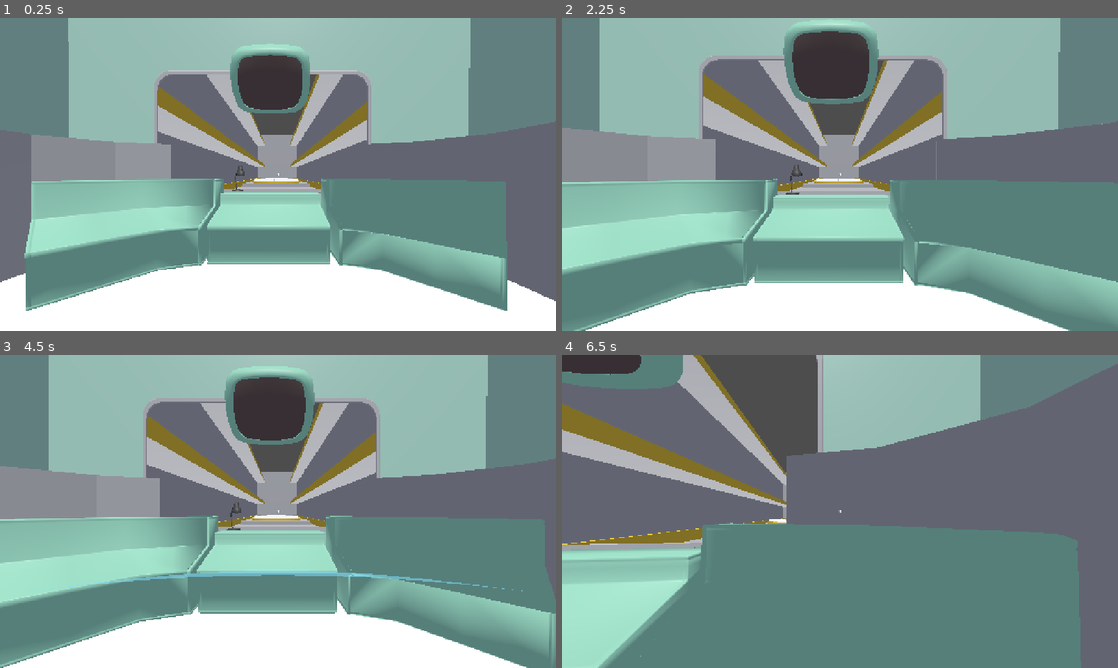
Above: before the commit, frames 1-4 (two rows, left to right).
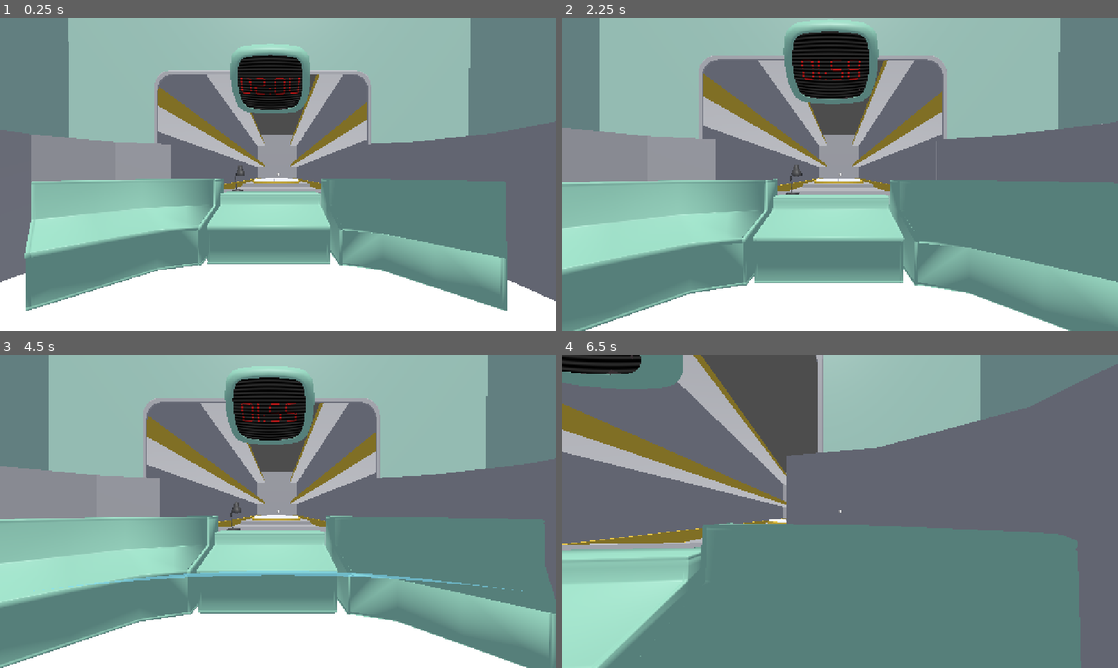
Above: after the commit, the same moments.

Repository: WasteIy/InovaJam
Game: Godot game, scene res://Game/demo.tscn
The game is run twice, just before and just after one commit, with the same random seed, the same clock (stepped at 60 frames per second) and the same inputs.
Inputs (mouse positions are in pixels of both pictures, inside the frame that each line leads up to):
- Up to frame 1 (0.25 s): no input
- Up to frame 2 (2.25 s): tap Enter at 0.5 s; move the mouse to (867, 174) at 0.52 s; hold W (move_forward) from 0.53 s (still down); tap G (drop) at 0.6 s; move the mouse to (812, 174) at 1.27 s; tap E (interact) at 1.35 s; tap Space at 2 s; move the mouse to (851, 168) at 2.02 s; hold R (rewind) from 2.03 s (still down)
- Up to frame 3 (4.5 s): keep holding W (move_forward); move the mouse to (272, 517) at 2.77 s; release R (rewind) at 2.78 s; tap G (drop) at 2.85 s; tap Enter at 3.5 s; move the mouse to (316, 514) at 3.52 s; hold E (interact) 3.53-4.28 s; move the mouse to (233, 508) at 4.27 s; tap R (rewind) at 4.35 s
- Up to frame 4 (6.5 s): move the mouse to (845, 511) at 5.02 s; tap G (drop) at 5.1 s; move the mouse to (817, 505) at 5.77 s; release W (move_forward) at 5.78 s; hold D (move_right) from 5.78 s (still down); tap E (interact) at 5.85 s

The runs differ from the first frame. In frame 1, 1.3% of the frame differs, in the area x 42-55%, y 12-30%; in frame 2, 1.8%, in the area x 41-56%, y 4-26%; in frame 3, 1.6%; in frame 4, 0.5%.

Commit message:
Adiciona tela de timer na TV

Diff:
--- a/Game/TelevisionScene/TV_shader.gdshader
+++ b/Game/TelevisionScene/TV_shader.gdshader
@@ -18,6 +18,7 @@
 
 void vertex() {
 	float distance_to_center = (cos(VERTEX.x/1.2) + cos(VERTEX.z/1.2))/2.0 - 0.7;
+
 	VERTEX.y += distance_to_center;
 }
 
@@ -25,7 +26,14 @@
 	float s = sin(uv_curve(UV).y * scanline_count * PI * 2.0 + TIME * 10.0) + 1.0;
 	s = s / 2.0;
 
-	vec3 texColor = texture(main_tex, UV).rgb;
+	if(UV.x < 0.1 || UV.x > 0.93){
+		if(UV.y < 0.10 || UV.y > 0.90){
+			ALPHA = 0.0;
+		}
+	}
+	vec2 newUV = vec2(1.0 - UV.x, 1.0 - UV.y);
+
+	vec3 texColor = texture(main_tex, newUV).rgb;
 	ALBEDO = mix(texColor, vec3(0.01), s);
 }
 
--- a/Game/demo.tscn
+++ b/Game/demo.tscn
@@ -1,10 +1,26 @@
 [gd_scene format=4 uid="uid://cawtspt0td1el"]
 
 [ext_resource type="Script" uid="uid://cfqwece225i8f" path="res://Game/demo.gd" id="1"]
+[ext_resource type="Shader" uid="uid://b4d4biafofcu3" path="res://Game/TelevisionScene/TV_shader.gdshader" id="2_5xt3t"]
 [ext_resource type="PackedScene" uid="uid://cpwelsrsbscvw" path="res://Game/map.tscn" id="2_tp6bg"]
+[ext_resource type="PackedScene" uid="uid://dvf6kpxsqwanp" path="res://Game/TelevisionScene/TvScene.tscn" id="3_1ohdj"]
 [ext_resource type="PackedScene" uid="uid://3aa28otrrt0y" path="res://Game/Player/player.tscn" id="4"]
 [ext_resource type="PackedScene" uid="uid://dkpqiv66vl6c0" path="res://Game/core.tscn" id="12_wfyme"]
 [ext_resource type="Script" uid="uid://cpd4tj3jonrs0" path="res://Game/Reactor/phase_shake.gd" id="14"]
+
+[sub_resource type="ViewportTexture" id="ViewportTexture_y8s75"]
+viewport_path = NodePath("TvScreen/SubViewport")
+
+[sub_resource type="ShaderMaterial" id="ShaderMaterial_7waye"]
+resource_local_to_scene = true
+render_priority = 0
+shader = ExtResource("2_5xt3t")
+shader_parameter/main_tex = SubResource("ViewportTexture_y8s75")
+shader_parameter/scanline_count = 20.0
+
+[sub_resource type="PlaneMesh" id="PlaneMesh_3pc0w"]
+subdivide_width = 16
+subdivide_depth = 16
 
 [sub_resource type="StandardMaterial3D" id="StandardMaterial3D_5026y"]
 resource_name = "M_desks"
@@ -84,6 +100,13 @@
 [node name="Demo" type="Node3D" unique_id=2130005721]
 script = ExtResource("1")
 
+[node name="TvScreen" type="MeshInstance3D" parent="." unique_id=1293758934]
+transform = Transform3D(-0.8850001, -3.6711447e-09, 8.67836e-08, 8.677807e-08, -0.539714, 0.5706141, 6.214377e-08, 0.7013799, 0.4390894, -0.19987945, 4.6133137, -4.3833227)
+material_override = SubResource("ShaderMaterial_7waye")
+mesh = SubResource("PlaneMesh_3pc0w")
+
+[node name="SubViewport" parent="TvScreen" unique_id=989924232 instance=ExtResource("3_1ohdj")]
+
 [node name="TV" type="MeshInstance3D" parent="." unique_id=1017036256]
 transform = Transform3D(-3.647134e-08, -2.0152974e-08, -0.7590533, -0.18427703, 0.5397957, 3.644423e-08, 0.24422036, 0.40730402, -8.5856314e-08, -0.31614494, 4.7455235, -4.54395)
 mesh = SubResource("ArrayMesh_tp6bg")
